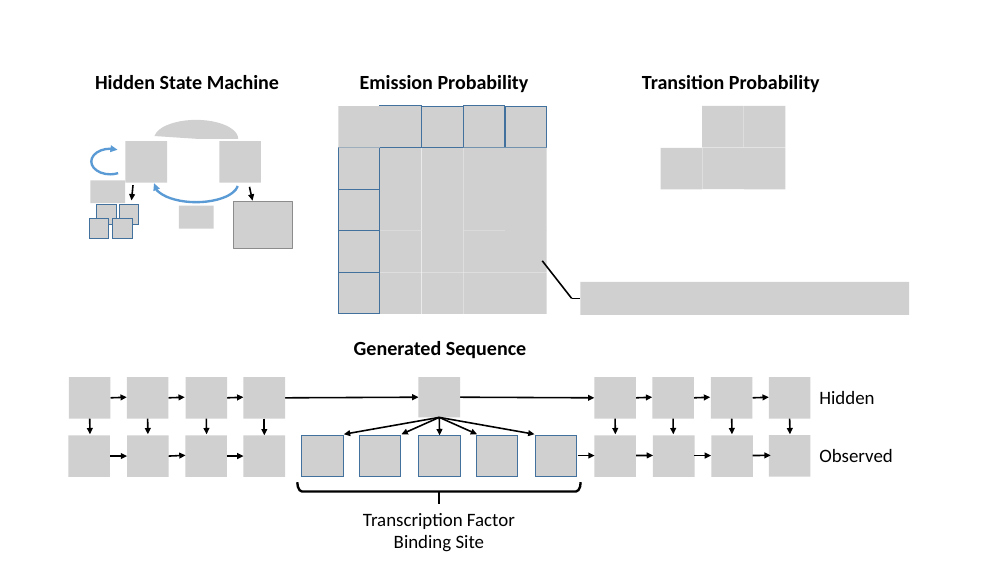
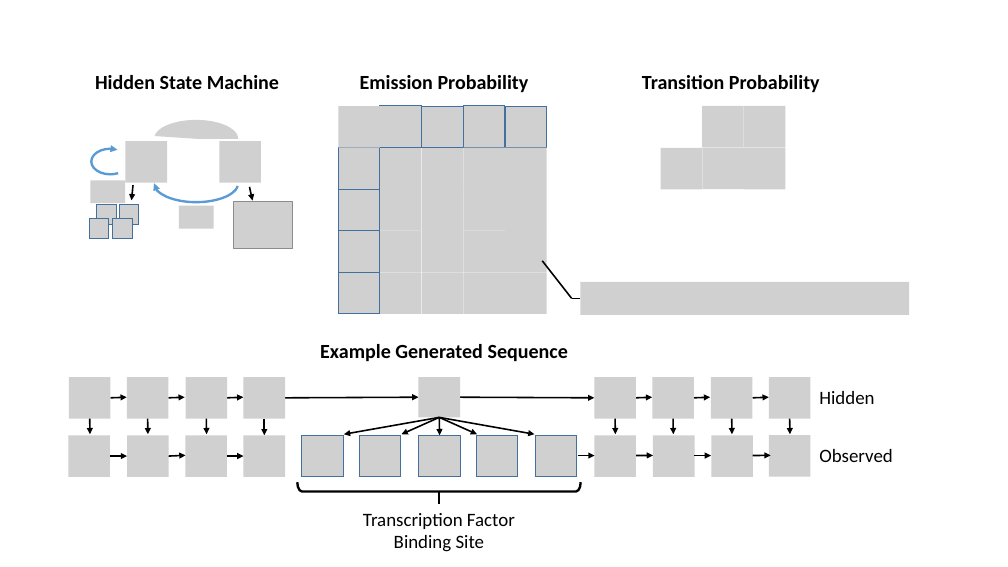
Before and after one commit to David-Taub/HOP-HMM, a slide deck: slide 7 of Help/Figures.pptx. Drawn at 1008x567 pixels with LibreOffice and Linux fonts; fonts in the diff are those of the drawing; grey boxes stand for pictures. Boxes give left, top, right and bottom in pixels: in the first picture for what was removed or moved away, otherwise in the second. Text is boxed around its words. In the diff, an @@ line names an element or a change of style, - is before the commit and + after.

```diff
--- a/Help/Figures.pptx
+++ b/Help/Figures.pptx
@@ text at box(320, 344, 568, 361): text changed @@
-Generated Sequence
+Example Generated Sequence
```
Also in this commit, not shown: 1 other file.
